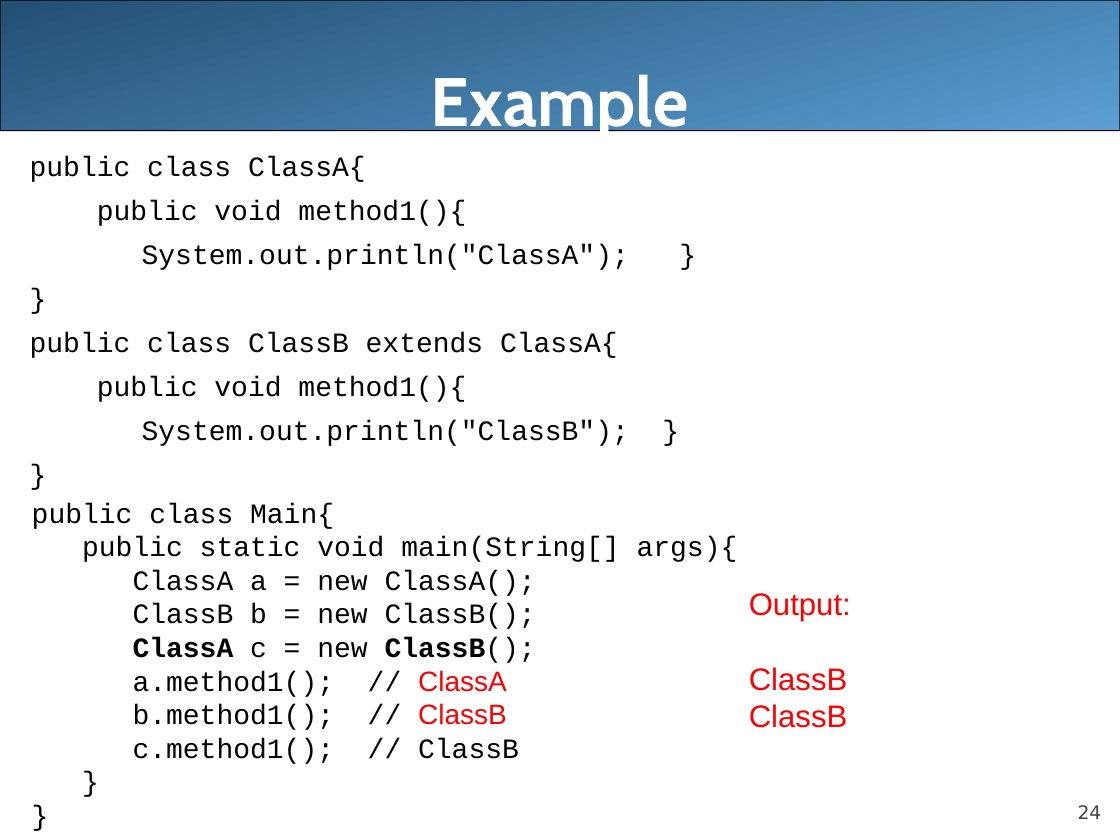
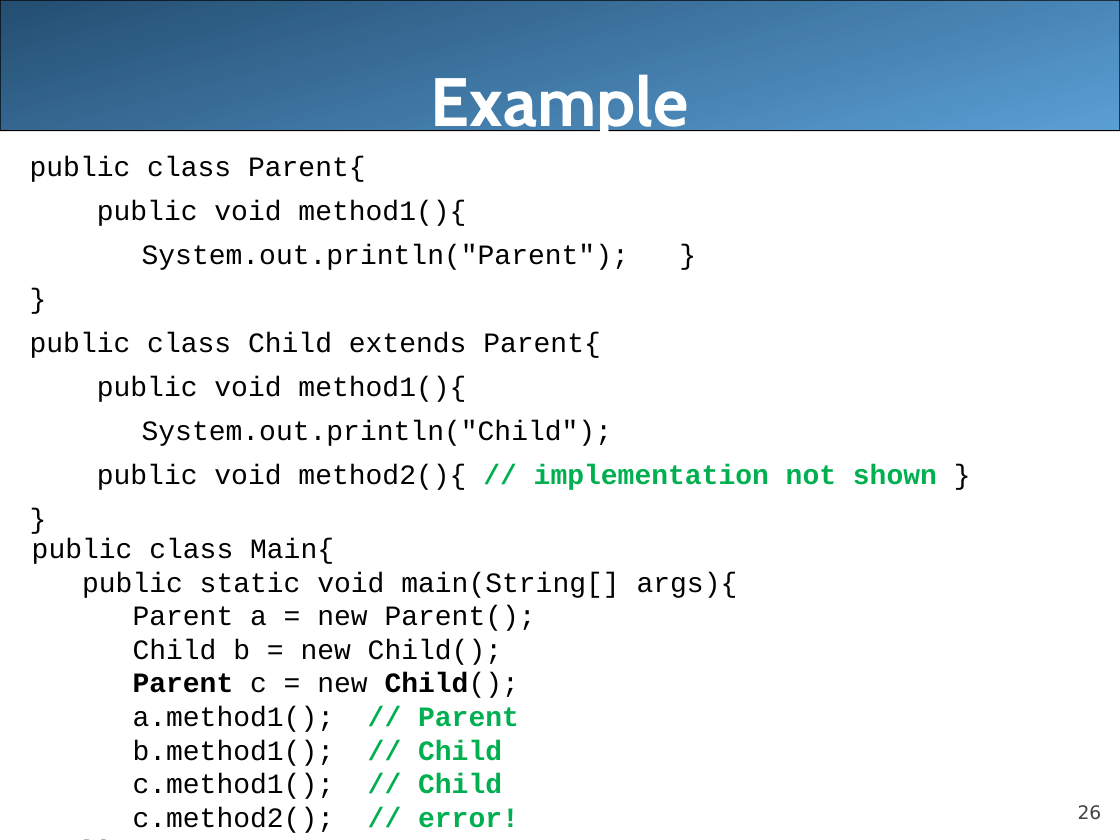
Before and after one commit to LongBaoNguyen/longbaonguyen.github.io, a slide deck: slide 26 of courses/apcsa/lecture21.ppt (slide 24 before the commit). Drawn at 1120x840 pixels with LibreOffice and Linux fonts; fonts in the diff are those of the drawing. Boxes give left, top, right and bottom in pixels: in the first picture for what was removed or moved away, otherwise in the second. Text is boxed around its words. In the diff, an @@ line names an element or a change of style, - is before the commit and + after.

```diff
--- a/courses/apcsa/lecture21.ppt
+++ b/courses/apcsa/lecture21.ppt
@@ text at (30,157,366,182): text changed @@
-public class ClassA{
+public class Parent{
@@ text at (142,244,629,270): text changed @@
-System.out.println("ClassA"); }
+System.out.println("Parent"); }
@@ text at (30,332,601,358): text changed @@
-public class ClassB extends ClassA{
+public class Child extends Parent{
@@ text at (97,420,937,490): text changed @@
-System.out.println("ClassB"); }
+System.out.println("Child");
+public void method2(){ // implementation not shown }
@@ text "public class Main{": place and size @@
-text "public class Main{" at (32,503,738,764)
+text "public class Main{" at (32,538,738,833)
@@ text removed at (749,593,851,728) @@
-Output:
-ClassB
-ClassB
@@ text at (133,605,536,833): text changed @@
-ClassA a = new ClassA();
-ClassB b = new ClassB();
-ClassA c = new ClassB();
-a.method1(); // ClassA
-b.method1(); // ClassB
-c.method1(); // ClassB
-}
-}
+Parent a = new Parent();
+Child b = new Child();
+Parent c = new Child();
+a.method1(); // Parent
+b.method1(); // Child
+c.method1(); // Child
+c.method2(); // error!
+}}
@@ page number at (1078,805,1102,820): text changed @@
-24
+26
```
Also in this commit, not shown: 2 other slides changed, 2 slides added, 2 other files.
